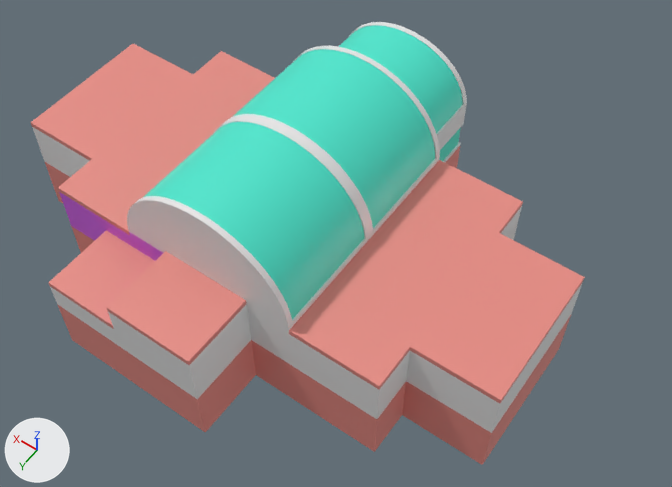
What one commit did to the FBX model Assets/Meshes/Newlayout.fbx.
The view is the same before and after, from a 50 mm lens placed at (-64.8, 77.5, 125.8), pointed at (-8.7, -1.2, 2.2). Lighting does not change. The marker at lower left points along +X, +Y and +Z. Where no turn or scale is listed for an object, it has been applied to the vertices. Vertices at the same position are counted once.
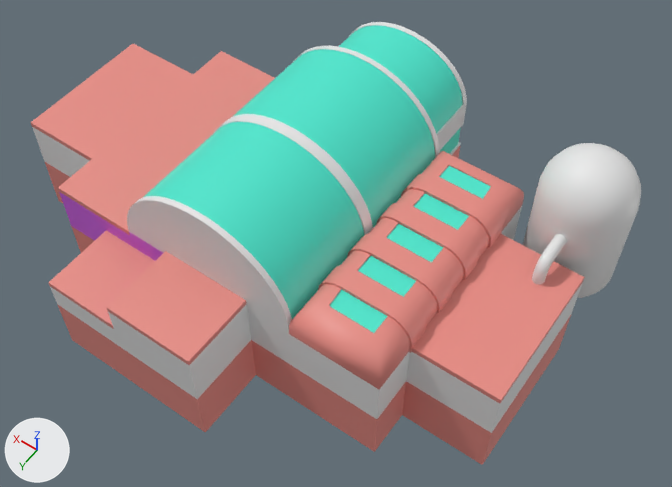
Boxes [x1, y1, x2, y2] around the edits, measured in the pictures (672 x 487 px):
'Cube.017', added: after [289, 151, 524, 389]
    faces in mat_material_001 (its picture is missing): [289, 151, 524, 389]
    faces in mat_glass (cyan #4ae7ce): [330, 166, 491, 333]
'Cylinder.001', added: after [523, 143, 641, 298]
'Cylinder.002', added: after [532, 234, 567, 284]
part 1 of me_cube_011, deleted: before [289, 160, 523, 389]

The change, as a diff of the scene's bpy script:
```diff
--- a/Assets/Meshes/Newlayout.fbx.py
+++ b/Assets/Meshes/Newlayout.fbx.py
@@ me_cube_011 @@
 me_cube_011.from_pydata(...)  # 32 vertices, 24 faces; spans x -86.0..8.0, y -21.0..21.0, z 9.5..10.5
 # used by ob_cube_014; location = (39.0, 0.0, -0.5)
+# me_cube_011 part 1: the loose piece of 8 vertices spanning x -71.0..-55.0, y -21.0..21.0, z 9.5..10.5 is deleted
 me_cube_011.materials.append(mat_material_001)
@@ me_cylinder_004 @@
+me_cylinder_004.from_pydata(...)  # 168 vertices, 154 faces; spans x -0.87..1.08, y 6.74..14.38, z 9.24..14.67
+me_cylinder_004.materials.append(mat_walls)  # its picture is missing
@@ me_cube_028_1 @@
+me_cube_028_1.from_pydata(...)  # 456 vertices, 458 faces; spans x -71.4..-54.6, y -21.0..21.0, z 9.5..15.9
+# faces by material slot: [456, 2]
+me_cube_028_1.materials.append(mat_material_001)  # its picture is missing
+me_cube_028_1.materials.append(mat_glass)  # cyan #4ae7ce
@@ me_cylinder_003 @@
+me_cylinder_003.from_pydata(...)  # 288 vertices, 258 faces; spans x -7.7..7.7, y -7.7..7.7, z -0.4..24.8
+me_cylinder_003.materials.append(mat_walls)  # its picture is missing
@@ ob_cylinder_002 @@
+ob_cylinder_002 = bpy.data.objects.new('Cylinder.002', me_cylinder_004)
+ob_cylinder_002.location = (-41.5, -21.9, 0.4)
@@ ob_cube_017 @@
+ob_cube_017 = bpy.data.objects.new('Cube.017', me_cube_028_1)
+ob_cube_017.location = (39.0, 0.0, -0.5)
@@ ob_cylinder_001 @@
+ob_cylinder_001 = bpy.data.objects.new('Cylinder.001', me_cylinder_003)
+ob_cylinder_001.location = (-41.5, -21.9, 0.4)
```
